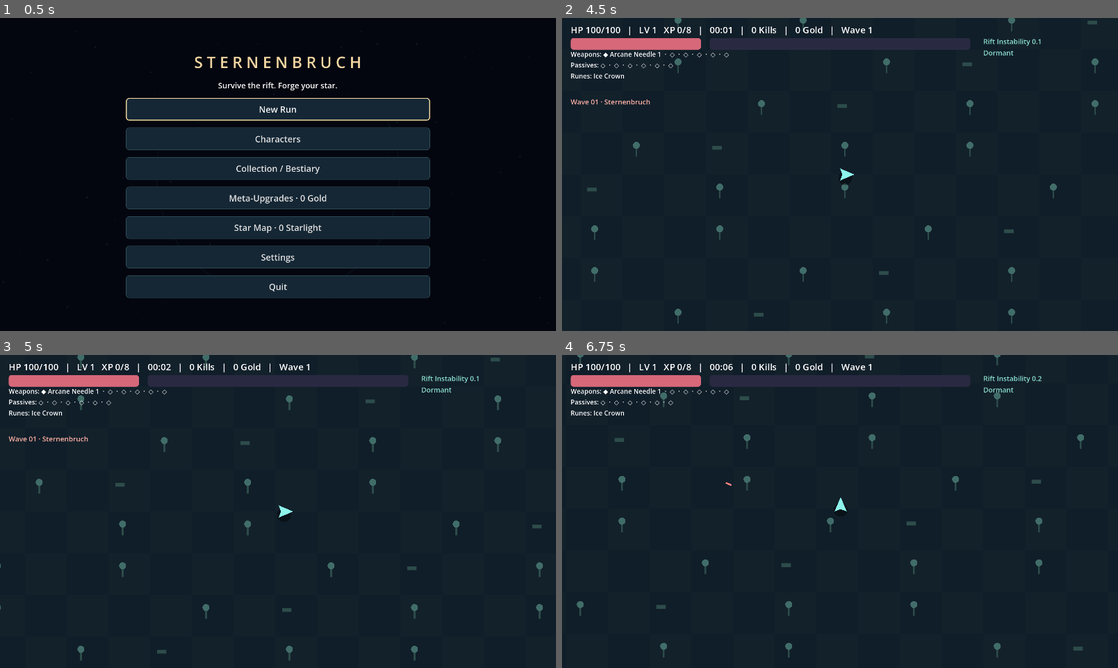
Above: before the commit, frames 1-4 (two rows, left to right).
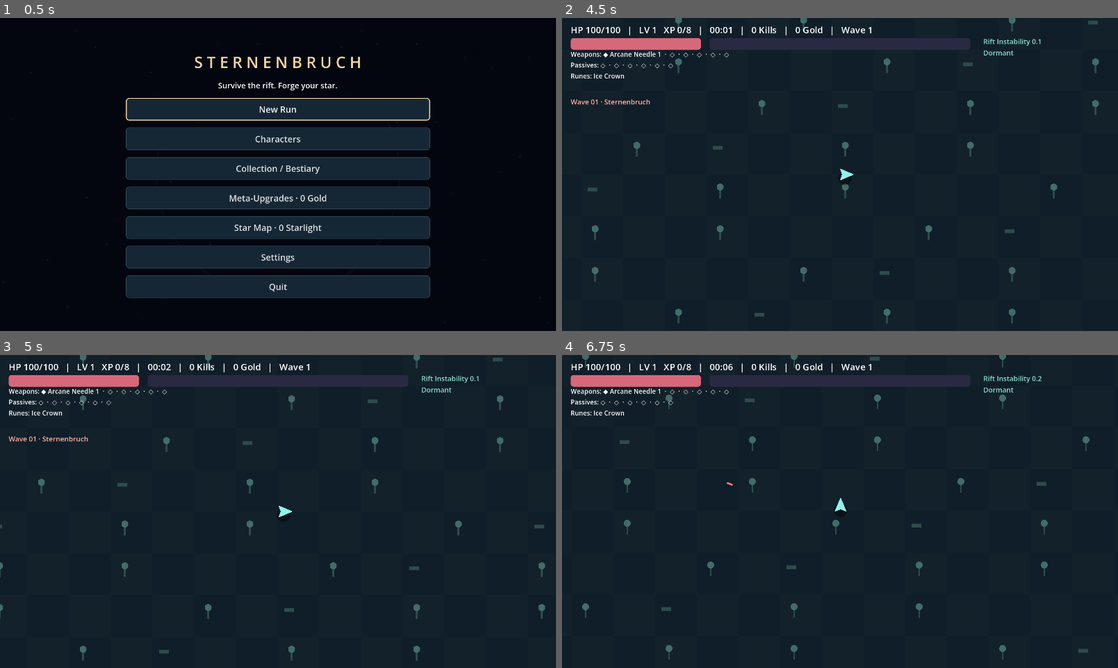
Above: after the commit, the same moments.

Repository: RaphaelGebauer/NULLBORN
Game: Godot game, scene res://scenes/main_menu.tscn
The game is run twice, just before and just after one commit, with the same random seed, the same clock (stepped at 60 frames per second) and the same inputs.
Inputs (mouse positions are in pixels of both pictures, inside the frame that each line leads up to):
- Up to frame 1 (0.5 s): no input
- Up to frame 2 (4.5 s): click "New Run" at 0.5 s; click (840, 180) at 1.25 s, where only the run before the commit has a clickable "Lyra · Star Runner · 100 HP ·…"; click "Mode: Normal · 30 minutes" at 2 s; click "Enter the Rift" at 2.75 s; click "1 · Ice Crown 8% slow chance …" at 3.5 s; tap Enter (ui_accept) at 4.25 s; move the mouse to (962, 158) at 4.27 s; hold D (move_right) from 4.28 s (still down); hold F (interact) from 4.28 s (still down); click (962, 158) at 4.42 s
- Up to frame 3 (5 s): keep holding D (move_right); keep holding F (interact); tap Enter (ui_accept) at 4.52 s
- Up to frame 4 (6.75 s): move the mouse to (728, 527) at 5.02 s; release D (move_right) at 5.03 s; release F (interact) at 5.03 s; hold S (move_down) 5.03-5.78 s; tap 1 at 5.1 s; tap Enter (ui_accept) at 5.27 s; move the mouse to (895, 442) at 5.77 s; hold D (move_right) 5.78-6.53 s; tap 2 at 5.85 s; move the mouse to (812, 574) at 6.52 s; hold W (move_up) from 6.53 s (still down); tap 3 at 6.6 s; click (812, 574) at 6.67 s

Frame 1 is identical in both runs. In frame 2, 0.2% of the frame differs, in the area x 4-97%, y 0-98%; in frame 3, 1.0%; in frame 4, 1.5%, in the area x 2-95%, y 0-98%.

Commit message:
balance: reduce hero movement by 5 percent and raw player damage by 7 percent

Diff:
--- a/resources/pacing.tres
+++ b/resources/pacing.tres
@@ -5,4 +5,4 @@
 id = "opening_pace"
 display_name = "Opening pace"
 description = "A measured opening with generous movement advantage and a gradual eight-minute ramp."
-values = {"player_speed": 0.75, "enemy_speed": 0.65, "spawn_rate": 0.4, "projectile_speed": 0.8, "attack_interval": 1.2, "ramp_seconds": 480.0}
+values = {"player_speed": 0.7125, "player_damage": 0.93, "enemy_speed": 0.65, "spawn_rate": 0.4, "projectile_speed": 0.8, "attack_interval": 1.2, "ramp_seconds": 480.0}
--- a/scripts/run_model.gd
+++ b/scripts/run_model.gd
@@ -95,6 +95,10 @@
 var cooldown_base: float=1
 var pickup_speed: float=1
 var pacing: Resource=preload("res://resources/pacing.tres")
+# Apply to raw player damage once. Weapon Might includes this factor already;
+# hit-derived mutation/reaction damage must never call this again.
+func base_player_damage(value: float) -> float:
+	return value*pacing.values.player_damage
 func opening_factor(kind: String) -> float:
 	return lerpf(float(pacing.values[kind]),1.0,clampf(time/pacing.values.ramp_seconds,0,1))
 func update_attack_speed() -> void:
@@ -239,7 +243,7 @@
 	speed_base=h.speed*pacing.values.player_speed
 	speed_bonus=stats.speed
 	update_movement_speed()
-	might=stats.might
+	might=base_player_damage(stats.might)
 	cooldown_base=maxf(.15,stats.cooldown)
 	update_attack_speed()
 	area=minf(3,stats.area)
--- a/scripts/world.gd
+++ b/scripts/world.gd
@@ -179,7 +179,7 @@
 			model.chain_cooldown=.25
 			for other in grid.query(e.pos,180):
 				if other.id!=e.id:
-					hit(other,8,{},"chain",true)
+					hit(other,model.base_player_damage(8),{},"chain",true)
 					break
 	for lantern in lanterns:
 		if lantern.hp>0 and lantern.pos.distance_to(e.pos)<35: lantern.hp-=value
@@ -199,7 +199,7 @@
 	if boss_hit and value>=15: request_shake(1.5,.07)
 	sound_requested.emit("hurt")
 	if model.passives.get("frost_thorns",0)>0:
-		combat.area_hit(player.position,100,5*model.passives.frost_thorns,{"slow":1},"frost_thorns")
+		combat.area_hit(player.position,100,model.base_player_damage(5*model.passives.frost_thorns),{"slow":1},"frost_thorns")
 	if model.weapons.has("blood_thorns"):
 		combat.area_hit(player.position,70,20,{"mutation_secondary":true},"blood_thorns")
 	return model.statistics.damage_taken>previous_damage
@@ -398,7 +398,7 @@
 		for i in range(2): spawn_enemy("mite",e.pos+Vector2(i*20-10,0),true)
 	if e.kind=="bomber": hazard(e.pos,65,.8,12)
 	if e.statuses.has("death_fire") and not e.get("no_death_proc",false):
-		combat.add_effect({"pos":e.pos,"radius":60.0,"damage":16.0,"life":.35,"values":{"burn":1,"mutation_secondary":true},"source":e.death_fire_source if not e.death_fire_source.is_empty() else "fire_death"})
+		combat.add_effect({"pos":e.pos,"radius":60.0,"damage":model.base_player_damage(16.0),"life":.35,"values":{"burn":1,"mutation_secondary":true},"source":e.death_fire_source if not e.death_fire_source.is_empty() else "fire_death"})
 	if e.leech_source!="":
 		zone_kills+=1
 		if zone_kills%20==0: model.heal(1)
@@ -491,7 +491,7 @@
 func hit_dot(e: Dictionary,status: String,damage: float) -> void:
 	var source: String=e.dot_sources.get(status,status)
 	var reaction: bool=source==reactions.SOURCE
-	hit(e,damage*(.5 if reaction and e.boss else 1),{"reaction":reaction,"dot_element":"fire" if status=="burn" else "toxin"},source,true)
+	hit(e,model.base_player_damage(damage)*(.5 if reaction and e.boss else 1),{"reaction":reaction,"dot_element":"fire" if status=="burn" else "toxin"},source,true)
 
 func request_shake(amplitude: float,duration: float) -> void:
 	if not screen_shake: return
--- /dev/null
+++ b/tests/balance_fixes_runner.gd
@@ -0,0 +1,81 @@
+extends SceneTree
+const Model=preload("res://scripts/run_model.gd")
+var passes: int=0
+var failures: int=0
+func _initialize() -> void: call_deferred("run")
+func check(ok: bool,message: String) -> void:
+	if ok: passes+=1; print("PASS ",message)
+	else: failures+=1; push_error("FAIL "+message)
+func run() -> void:
+	for hero in ["lyra","brann","eira","noctis"]:
+		var model=Model.new()
+		model.hero=hero
+		model.recalculate()
+		var old_speed: float=model.registry.get_def(hero).values.speed*.75
+		check(is_equal_approx(model.speed,old_speed*.95),"Exactly proportional five percent reduction: "+hero)
+		model.meta={"speed":3,"long_stride":2,"evasive_instinct":2,"might":2}
+		model.passives={"runner_boots":3,"momentum_feather":2,"power_core":3}
+		model.constellation_nodes=["comet_spark","far_traveler","rush_of_stars"]
+		model.time=240
+		model.hp=20
+		model.rush_until=260
+		model.recalculate()
+		var current: float=model.speed
+		var damage: float=model.might
+		model.pacing=model.pacing.duplicate(true)
+		model.pacing.values.player_speed=.75
+		model.pacing.values.player_damage=1.0
+		model.recalculate()
+		check(is_equal_approx(current,model.speed*.95) and is_equal_approx(damage,model.might*.93),"Meta/passive/timed/low-health/star bonuses stay proportional: "+hero)
+		model.pacing.values.player_speed=.7125
+		model.pacing.values.player_damage=.93
+		model.recalculate()
+		for i in range(10): model.recalculate()
+		check(is_equal_approx(current,model.speed) and is_equal_approx(damage,model.might),"No recalculation factor stacking: "+hero)
+		model.speed_base=1000
+		model.update_movement_speed()
+		check(model.speed==500,"Existing speed ceiling retained: "+hero)
+	var model=Model.new()
+	model.recalculate()
+	var world=load("res://scenes/game.tscn").instantiate()
+	world.model=model
+	root.add_child(world)
+	world.set_physics_process(false)
+	world.player.set_physics_process(false)
+	model.crit=0
+	for kind in ["weapon","evolution"]:
+		for id in model.registry.catalogs[kind]:
+			var v: Dictionary=model.registry.weapon_values(id,1)
+			var adjusted: Dictionary=world.combat.params(v)
+			check(is_equal_approx(adjusted.damage,v.damage*.93),"One Might damage factor for "+id)
+	var e: Dictionary=world.spawn_enemy("crawler",Vector2(100,0))
+	e.hp=10000
+	e.max_hp=10000
+	world.grid.rebuild(world.enemies)
+	var raw: Dictionary=model.registry.weapon_values("frost_shard",1)
+	var primary: float=world.combat.params(raw).damage
+	world.hit(e,primary,{},"frost_shard")
+	check(e.hp==10000-round(primary),"Actual hit and measured damage use adjusted weapon value")
+	var before: float=model.statistics.damage_by_source.get("Elemental Reactions",0)
+	world.hit(e,93,{},"lightning_call")
+	check(model.statistics.damage_by_source.get("Elemental Reactions",0)-before==round(93*.35),"Reaction uses final reduced triggering hit without a second nerf")
+	before=e.hp
+	world.combat.modifiers.world=world
+	world.combat.modifiers.budget=24
+	world.combat.modifiers.secondary("frost_shard",e.pos,20,93*.5)
+	world.combat.update(.01)
+	check(before-e.hp==round(93*.5),"Derived mutation pulse avoids double nerf")
+	check(is_equal_approx(model.base_player_damage(16),14.88) and is_equal_approx(model.base_player_damage(4),3.72),"Flat death-fire and status sources use the same central raw factor")
+	var def: Dictionary=model.registry.get_def("crawler").values
+	check(e.speed==def.speed and e.damage==def.damage and e.xp==def.xp and e.max_hp==10000,"Enemy movement/damage/XP definitions unchanged")
+	var normal=Model.new()
+	var quick=Model.new()
+	quick.fast=true
+	normal.tick(1)
+	quick.tick(1)
+	check(normal.time==1 and quick.time==2 and normal.required_xp()==quick.required_xp(),"Normal/Quick clock and XP curve unchanged")
+	world.queue_free()
+	await process_frame
+	await process_frame
+	print("Balance fixes checks: ",passes," PASS / ",failures," FAIL")
+	quit(0 if failures==0 else 1)
--- a/tests/test_runner.gd
+++ b/tests/test_runner.gd
@@ -50,7 +50,7 @@
 	check(model.skip() and model.skips==0,"Skip mit XP und Charge")
 	model.passives={"blood_vial":5,"power_core":5,"multiplicity":5,"clockwork":5}
 	model.recalculate()
-	check(model.max_hp==175 and model.might==1.5 and model.amount==2 and is_equal_approx(model.projectile_damage,1.15),"Passivwerte deterministisch")
+	check(model.max_hp==175 and is_equal_approx(model.might,1.5*.93) and model.amount==2 and is_equal_approx(model.projectile_damage,1.15),"Passivwerte deterministisch")
 	model.recalculate()
 	check(model.max_hp==175,"Keine multiplikative Stat-Drift")
 	var combat_world=scene.world
@@ -226,14 +226,14 @@
 	check(is_equal_approx(combat_world.combat.params(duration_values).duration,duration_values.duration*combat_world.model.duration*1.25),"Zeitanker verlängert echten Beam")
 	var pace=load("res://scripts/run_model.gd").new()
 	pace.recalculate()
-	check(is_equal_approx(pace.speed,165),"Slower starting movement")
+	check(is_equal_approx(pace.speed,156.75),"Slower starting movement")
 	pace.meta={"long_stride":2}
 	pace.recalculate()
 	pace.tick(120)
-	check(pace.speed>165 and is_equal_approx(pace.speed,165*1.04),"Long Stride increases movement with game time")
+	check(pace.speed>156.75 and is_equal_approx(pace.speed,156.75*1.04),"Long Stride increases movement with game time")
 	pace.passives={"momentum_feather":2,"recovery_moss":4}
 	pace.recalculate()
-	check(pace.speed>165*1.04 and pace.regeneration==1,"Momentum Feather and Recovery Moss have real effects")
+	check(pace.speed>156.75*1.04 and pace.regeneration==1,"Momentum Feather and Recovery Moss have real effects")
 	var discovery_fixture=load("res://scripts/save_manager.gd").new()
 	discovery_fixture.persistent=false
 	check(not discovery_fixture.discovered("prism_disc","weapon") and not discovery_fixture.discovered("brann","character"),"Unselected equipment and characters stay hidden")
@@ -347,7 +347,7 @@
 	check(scene.save.data.total_gold==500,"Reset confirmation alone never deletes progress")
 	for child in scene.panel.get_children():
 		if child is Button and child.text=="Cancel": child.pressed.emit(); break
-	check(scene.save.data.total_gold==500 and scene.state=="MENU","Cancel preserves progress")
+	check(scene.save.data.total_gold==500 and scene.state=="SETTINGS","Cancel preserves progress and returns to Settings")
 	scene.selected_hero="brann"
 	scene.selected_stage="ash"
 	scene.confirm_reset()
@@ -385,7 +385,7 @@
 	check(is_equal_approx(pace_world.shots[-1].velocity.length(),120),"Hostile projectiles are slowed as well")
 	slow_model.meta={"projectile_speed":5,"battle_rhythm":5,"pickup_speed":5,"evasive_instinct":5,"speed":5}
 	slow_model.recalculate()
-	check(slow_model.speed>165 and slow_model.projectile_speed==1.3 and slow_model.pickup_speed==1.6,"Movement, missile and gathering meta upgrades take effect")
+	check(slow_model.speed>156.75 and slow_model.projectile_speed==1.3 and slow_model.pickup_speed==1.6,"Movement, missile and gathering meta upgrades take effect")
 	slow_model.time=600
 	slow_model.tick(0)
 	check(is_equal_approx(slow_model.cooldown,.5),"Battle Rhythm accelerates weapons over time")
Not shown, added: tests/ui_fixes_runner.gd.uid
Not shown, changed: BALANCE.md
Not shown, changed: tools/check.sh
